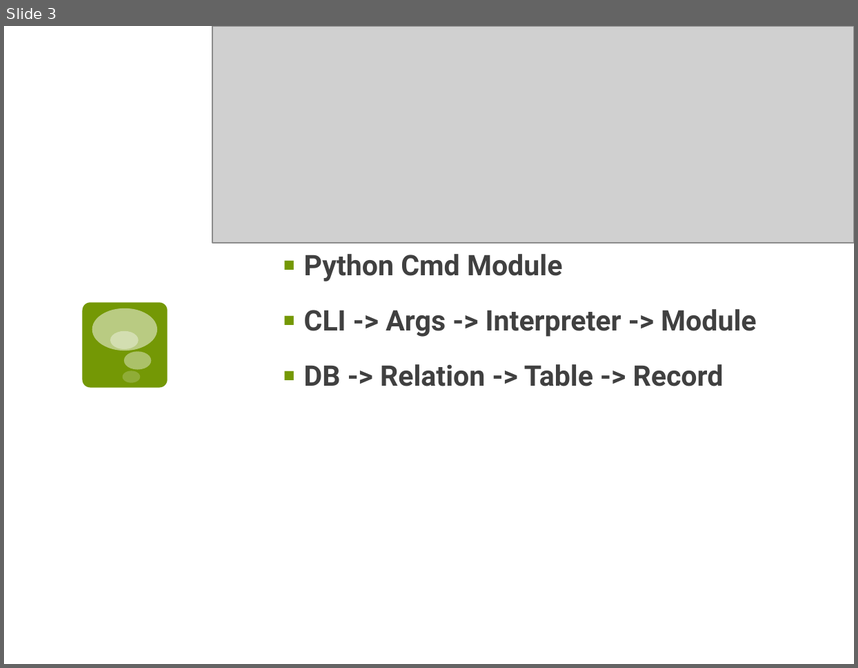
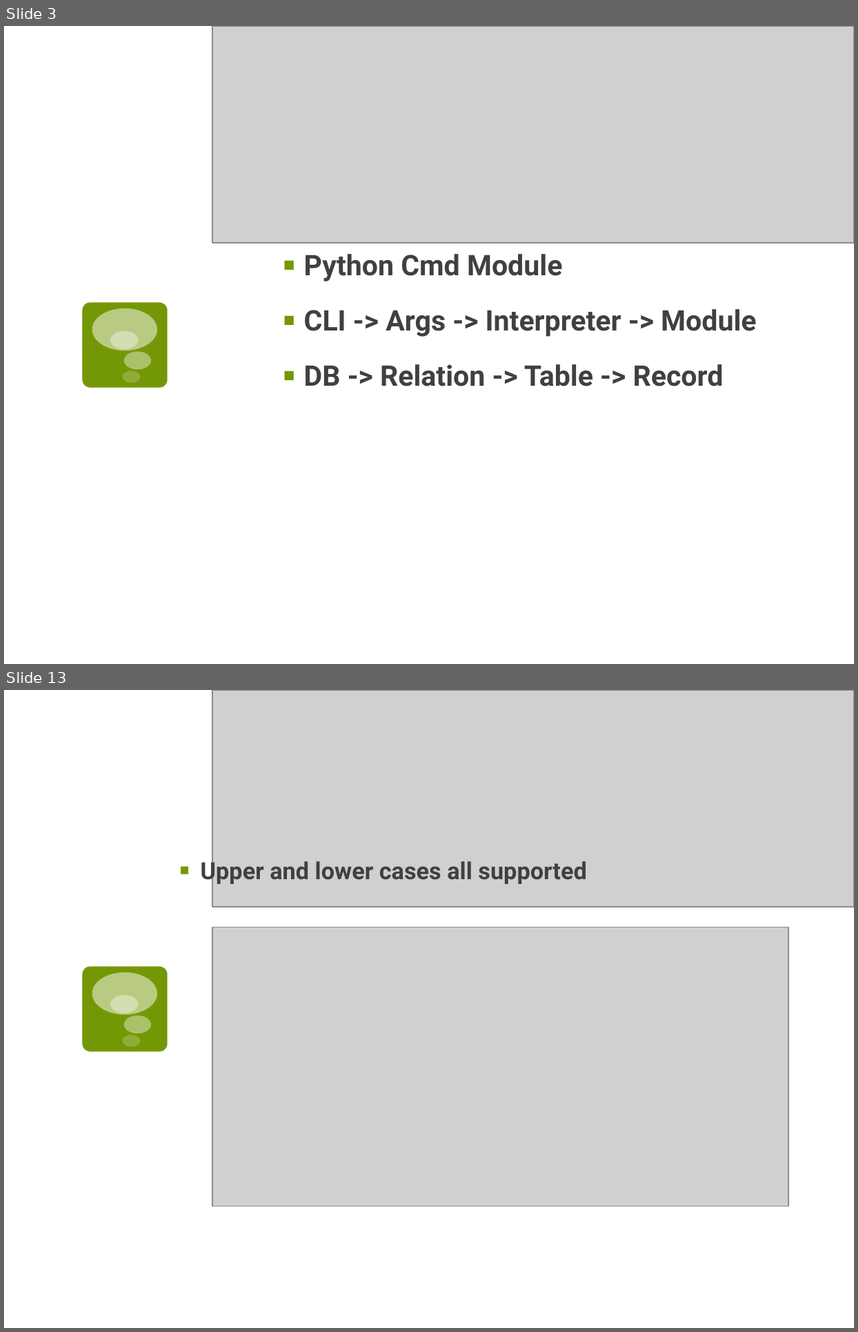
Before and after one commit to geniousisme/PySQL, a slide deck: PySQL_Intro.pptx. Shown one above the other, each under a label of ours: slide 3 before the commit, slides 3 and 13 after it; the slides between them are not shown. The pictures are 858x668 and 858x1332 pixels, drawn with LibreOffice and Linux fonts; fonts in the diff are those of the drawing; grey boxes stand for pictures. Boxes give left, top, right and bottom in pixels: in the first picture for what was removed or moved away, otherwise in the second. Text is boxed around its words. In the diff, an @@ line names an element or a change of style, - is before the commit and + after.

```diff
--- a/PySQL_Intro.pptx
+++ b/PySQL_Intro.pptx
@@ slide 13 added at <box>4,690,854,1328</box>, background #FFFFFF; not listed: 5 template elements that a slide beside it also shows @@
@@ picture added at <box>212,690,854,907</box> @@
@@ text added at <box>201,858,586,885</box>, 20 pt, text #404040, bold @@
+▪ Upper and lower cases all supported
@@ picture added at <box>212,927,789,1206</box> @@
```
Also in this commit, not shown: 3 slides changed, 7 other slides added, 20 other files.
